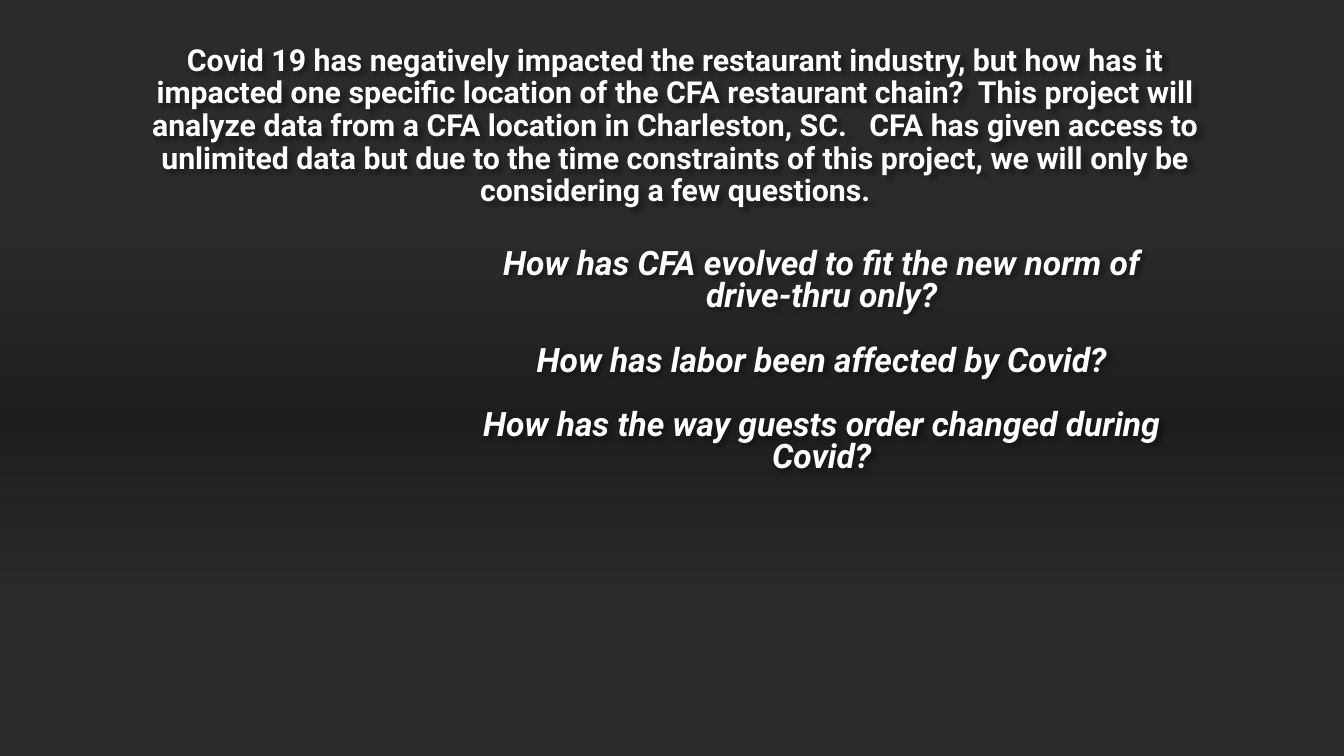
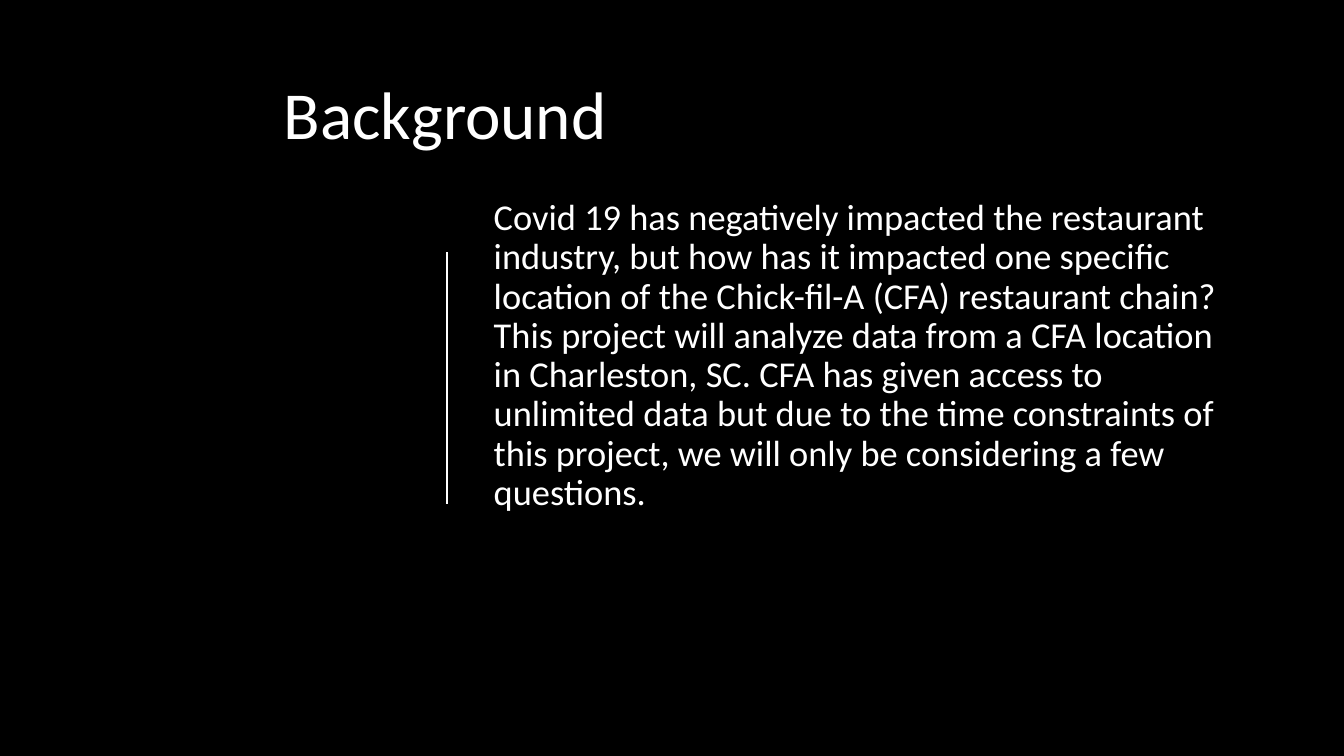
Before and after one commit to East-Coast-Collaboration/Final-Project, a slide deck: slide 4 of Presentation.pptx. Drawn at 1344x756 pixels with LibreOffice and Linux fonts; fonts in the diff are those of the drawing; background and template pictures are left out; a plain dark background stands for a picture behind light text. Boxes give left, top, right and bottom in pixels: in the first picture for what was removed or moved away, otherwise in the second. Text is boxed around its words. In the diff, an @@ line names an element or a change of style, - is before the commit and + after.

```diff
--- a/Presentation.pptx
+++ b/Presentation.pptx
@@ rectangle removed at <box>0,0,1344,756</box> @@
@@ text added at <box>284,92,607,151</box>, 48 pt, text #FFFFFF @@
+Background
@@ title "Covid 19 has negatively impacted ..." at <box>494,204,1215,511</box>: vertical alignment bottom to middle @@
@@ title at <box>494,204,1215,511</box>: text changed; size 21.6 to 26 pt; font Roboto to Calibri; bold off @@
-Covid 19 has negatively impacted the restaurant industry, but how has it impacted one specific location of the CFA restaurant chain? This project will analyze data from a CFA location in Charleston, SC. CFA has given access to unlimited data but due to the time constraints of this project, we will only be considering a few questions.
+Covid 19 has negatively impacted the restaurant industry, but how has it impacted one specific location of the Chick-fil-A (CFA) restaurant chain? This project will analyze data from a CFA location in Charleston, SC. CFA has given access to unlimited data but due to the time constraints of this project, we will only be considering a few questions.
@@ rectangle removed at <box>0,243,1344,592</box> @@
@@ line added from (448, 252) to (448, 504), #FFFFFF 1.5 pt @@
@@ text removed at <box>483,249,1160,469</box> @@
-How has CFA evolved to fit the new norm of drive-thru only?
-How has labor been affected by Covid?
-How has the way guests order changed during Covid?
```
Also in this commit, not shown: 4 other slides changed, 3 slides added, 1 slide removed, 1 other file.
